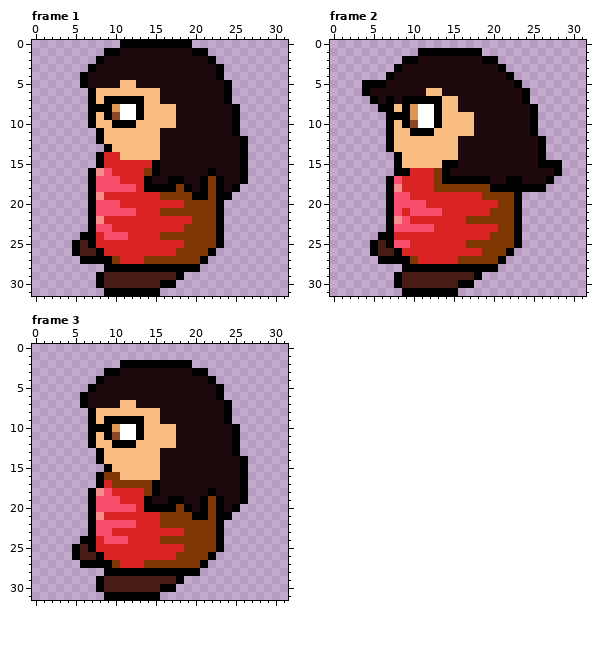
Edited in one commit: pixel-art file (assets/images/p2-1.ase). That is the earlier state.
32x32 pixels, 3 frames. Shown: frame 1, frame 2, frame 3.
After:
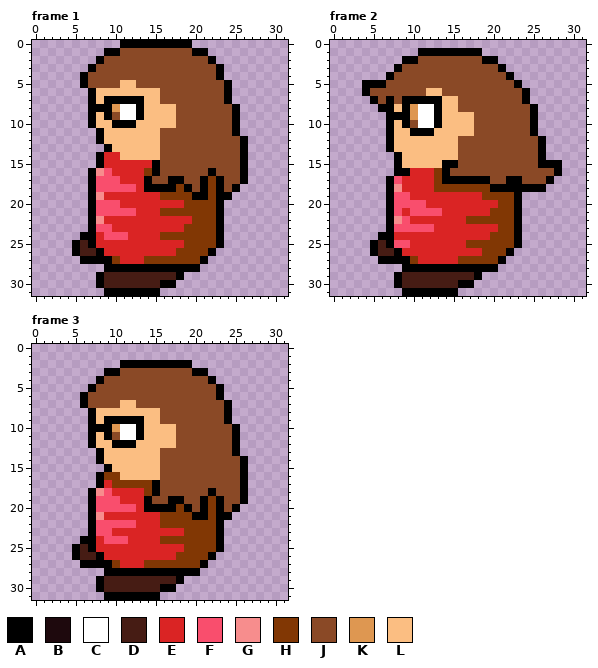
Palette (. is transparent): A #000000  B #1e090d  C #ffffff  D #461c14  E #da2424  F #f94e6d  G #f78d8d  H #813704  J #8a4926  K #de9751  L #fbbe82
Difference:
Frame 1:
The edit turns colour B into colour J in row 1 at x 11 to 19; in row 2 at x 9 to 21; in row 3 at x 8 to 22; in row 4 at x 7 to 22; in row 5 at x 7 to 10 and 13 to 23; in rows 6 to 7 at x 16 to 23.
The edit turns colour B into colour J in rows 8 to 10 at x 18 to 24; in row 11 at x 16 to 24; in rows 12 to 15 at x 16 to 25; in row 16 at x 16 to 21 and 23 to 25; in row 17 at x 15 to 16, 19 to 20 and 24 to 25; in row 18 at x 20 and 24.
Frame 2:
The edit turns colour B into colour J in row 2 at x 11 to 18; in row 3 at x 9 to 20; in row 4 at x 8 to 21; in row 5 at x 7 to 22; in row 6 at x 5 to 11 and 14 to 23; in row 7 at x 6, 8 and 16 to 23.
The edit turns colour B into colour J in row 8 at x 16 to 24; in rows 9 to 11 at x 18 to 24; in rows 12 to 15 at x 16 to 25; in row 16 at x 15 to 27; in row 17 at x 20 to 21 and 24 to 26.
Frame 3:
The edit turns colour B into colour J in row 3 at x 11 to 19; in row 4 at x 9 to 21; in row 5 at x 8 to 22; in row 6 at x 7 to 22; in row 7 at x 7 to 10 and 13 to 23; in rows 8 to 9 at x 16 to 23.
The edit turns colour B into colour J in rows 10 to 12 at x 18 to 24; in row 13 at x 16 to 24; in rows 14 to 17 at x 16 to 25; in row 18 at x 16 to 21 and 23 to 25; in row 19 at x 15 to 16, 19 to 20 and 24 to 25; in row 20 at x 20 and 24.
